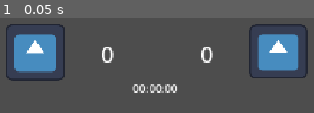
Above: before the commit, frame 1.
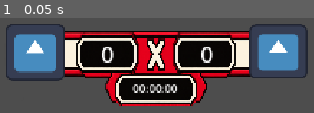
Above: after the commit, the same moment.

Repository: NexusMindCorp/fut-coin
Game: Godot game, scene res://scenes/ui/hub/hub.tscn
Same seed, same stepped clock (60 frames per second), same inputs: the game is played once before the commit and once after it. The project has no main scene, so this scene is started directly. The engine's default icon, where the game draws it, is replaced by a stand-in: a white triangle on a blue panel in a dark square.
Inputs:
- Up to frame 1 (0.05 s): no input

The runs differ from the first frame. In frame 1, 37% of the frame differs, in the area x 20-80%, y 13-93%.

Commit message:
corrige caminho do banner no hub.tscn, backup da tela de matchup e atualiza planejamento

Diff:
--- a/scenes/ui/hub/hub.tscn
+++ b/scenes/ui/hub/hub.tscn
@@ -1,7 +1,7 @@
 [gd_scene format=3 uid="uid://dmye2xr72lgiw"]
 
 [ext_resource type="Texture2D" uid="uid://cqjdegmcekplh" path="res://icon.svg" id="1_1ldeg"]
-[ext_resource type="Texture2D" uid="uid://rki4m2i3uasl" path="res://assets/ui/hud/Retro Versus HUD Banner.png" id="2_hmy7e"]
+[ext_resource type="Texture2D" path="res://assets/ui/hud/placar_banner.png" id="2_hmy7e"]
 
 [sub_resource type="LabelSettings" id="LabelSettings_yf5fn"]
 font_size = 32
Binary file added: assets/_fonte/tela_versus.png
Not shown, changed: .docs/planejamento.md
